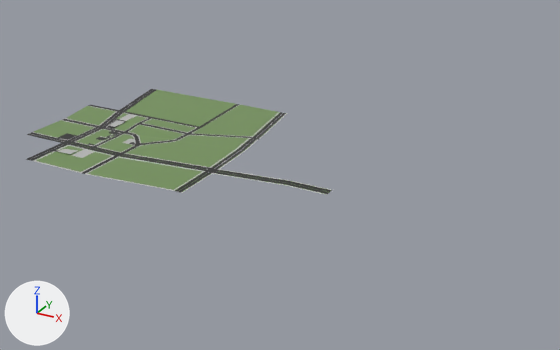
The glTF model models/city_ground.glb as it was, and as the next commit left it.
One viewpoint serves both versions: a 50 mm camera at (1167.0, -1286.0, 653.0) aimed at (414.0, 84.0, -32.0). The axes (+X, +Y, +Z) are drawn at lower left. The lights are the same throughout. Where no turn or scale is listed for an object, it has been applied to the vertices. Vertices at the same position are counted once.

The first picture shows 'road'.
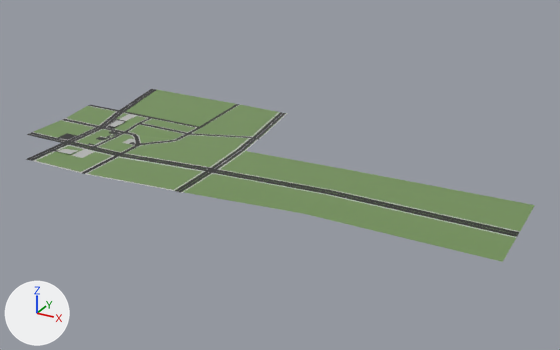
What differs and where, as boxes (x1, y1, x2, y2) in the pictures (560 x 350 px; the box of a moved part takes in the faces that stretch with it):
'road', reshaped (66% wider, 63% taller)
    before: (26, 89, 332, 195)
    after: (26, 89, 535, 262)
part 1 of me_平面_007, moved or reshaped
    before: (213, 169, 332, 195)
    after: (184, 151, 535, 262)

What changed in the scene script:
```text
Change me_平面_007:
    used by ob_road; location = (0.0, 26.0, 0.0)
    remove me_平面_007.from_pydata(...)  # 428 vertices, 681 faces; spans x -203.0..597.0, y -199.0..318.0, z -1.0..23.0
    add me_平面_007.from_pydata(...)  # 432 vertices, 689 faces; spans x -203.0..955.0, y -199.0..318.0, z -1.0..23.0
    me_平面_007 part 1
    10 vertices are removed from x 506.0..597.0, y -91.0..-65.0, z 23.0
    16 faces are deleted
    6 vertices in x 506.0, y -88.0..-68.0, z 23.0 move by (89.0, 0.0, 0.0)
    8 vertices are added at x 595.0..955.0, y -184.0..54.0, z 23.0
    6 new vertices lie (360.0, 0.0, 0.0) away from vertices in x 506.0, y -88.0..-68.0, z 23.0
    14 new faces join them, mat_city_ground (green #749359)
    4 new faces join them, mat_city_road (black #191919)
    6 new faces join them, mat_cty_road_2 (grey #bcbcbc)
```
